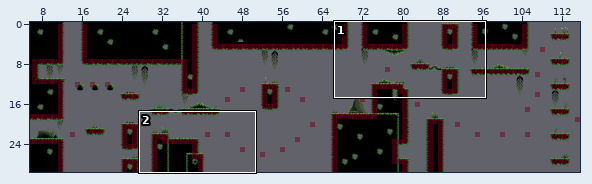
Tiled map: 2D platformer/Output/Assets/maps/finalMap.tmx. The picture above shows the old version from afar; the outline marks the close-up.
Close-up. Earlier state:
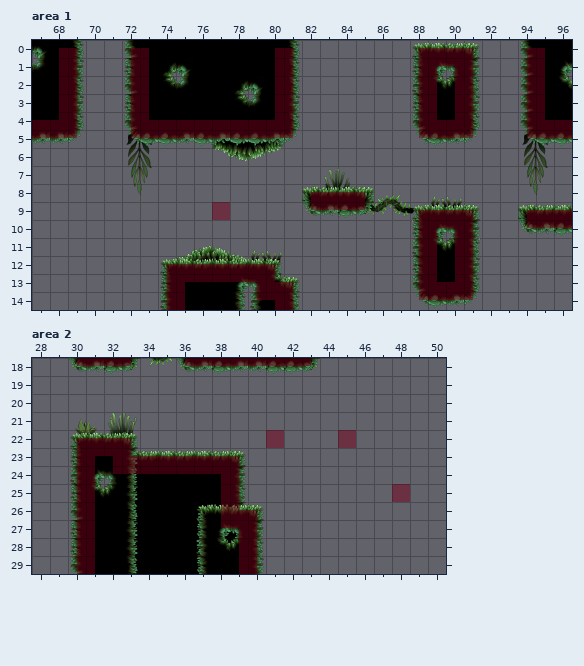
Cells are 64x64 px. Shown: area 1 x 67..96, y 0..14; area 2 x 28..50, y 18..29. The commit also changed other parts of the map, which this record leaves out. Layer "FallingPlatforms" is drawn -64,0 px off the grid.
The result:
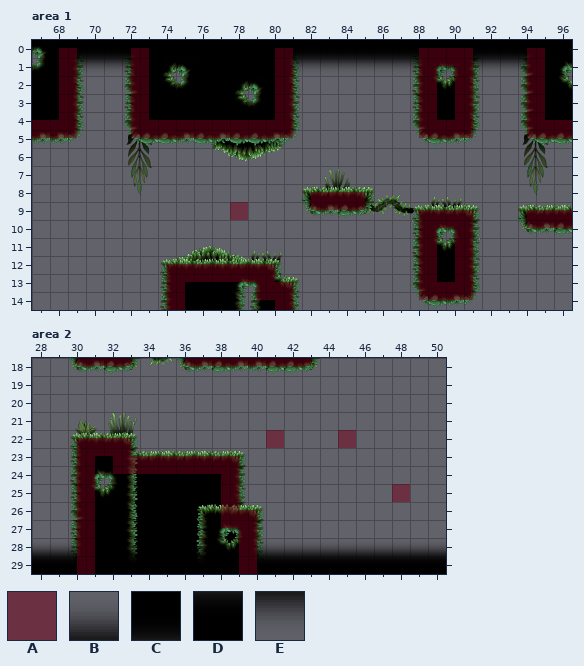
Key: from "Tileset": A 106; from "dark and light": B 10, C 11, D 17, E 18.
_ is an empty cell.
Tiles of an added or newly shown layer are drawn over the layers below it.
See-through tiles are keyed as they look on the map.
From old to new:
Layer "dark and light" (added), area 1:
y 0: x 69..72 ____ -> CCCC; x 81..94 ______________ -> CCCCCCCCCCCCCC
y 1: x 69..72 ____ -> EEEE; x 81..89 _________ -> EEEEEEEEE; x 91..94 ____ -> EEEE
Layer "FallingPlatforms", area 1:
y 9: x 78..79 A_ -> _A
Layer "dark and light" (added), area 2:
y 28: x 28..30 ___ -> BBB; x 33 _ -> B; x 37 _ -> B; x 40..50 ___________ -> BBBBBBBBBBB
y 29: x 28..30 ___ -> DDD; x 33 _ -> D; x 37 _ -> D; x 40..50 ___________ -> DDDDDDDDDDD
